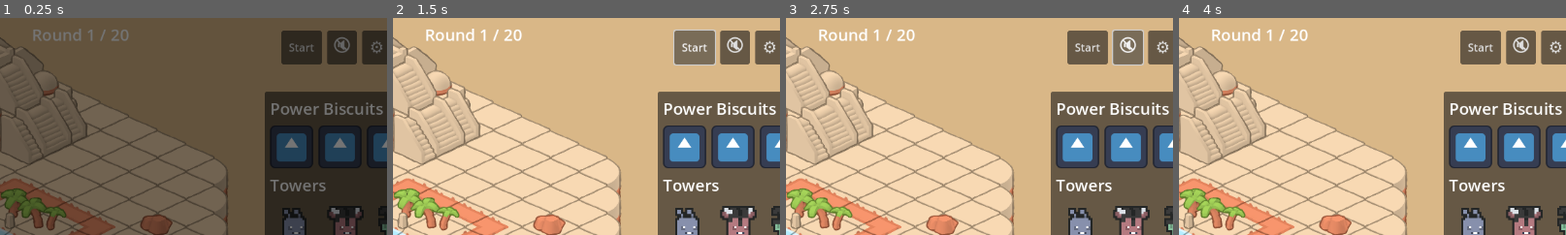
Above: before the commit, frames 1-4 (left to right).
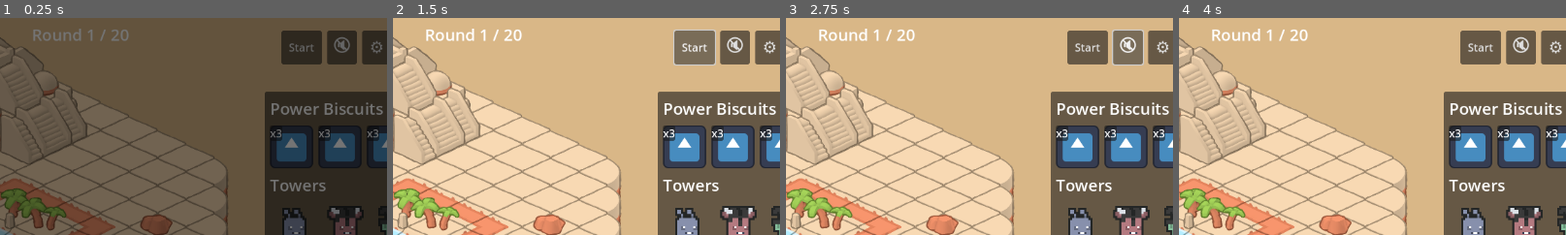
Above: after the commit, the same moments.

Repository: NJ140/brackeys-game-jam-2025.2
Game: Godot game, scene res://main.tscn
The game is run twice, just before and just after one commit, with the same random seed, the same clock (stepped at 60 frames per second) and the same inputs. The engine's default icon, where the game draws it, is replaced by a stand-in: a white triangle on a blue panel in a dark square.
Inputs (mouse positions are % of the whole screen's width and height, from its top left):
- Up to frame 1 (0.25 s): no input
- Up to frame 2 (1.5 s): click "Start" at 0.5 s; click "Start" at 1.25 s
- Up to frame 3 (2.75 s): click "🔇" at 2 s
- Up to frame 4 (4 s): click "⚙" at 2.75 s; click (77, 30) at 3.5 s
The pictures show only the part of the screen within x 40-89%, y 0-50%; the shares and areas given below are measured in that part.

The runs differ from the first frame. In frame 1, 0.3% of the frame differs, in the area x 69-98%, y 51-57%; in frame 2, 0.6%, in the area x 69-98%, y 49-57%; in frame 3, 0.6%; in frame 4, 0.6%.

Commit message:
Completed doing Nate's crazy ideas, added some number counters to the biscuits.

Diff:
--- /dev/null
+++ b/Kevin/Challenge.tscn
@@ -0,0 +1,162 @@
+[gd_scene load_steps=4 format=3 uid="uid://bshch7uy6wekk"]
+
+[ext_resource type="Script" uid="uid://3p58yyjxsrbb" path="res://Kevin/wave_effect.gd" id="1_ra4ia"]
+
+[sub_resource type="StyleBoxFlat" id="StyleBoxFlat_xqqjg"]
+bg_color = Color(0.6, 0.6, 0.6, 0.305882)
+border_width_left = 2
+border_width_top = 2
+border_width_right = 2
+border_width_bottom = 2
+corner_radius_top_left = 12
+corner_radius_top_right = 12
+corner_radius_bottom_right = 12
+corner_radius_bottom_left = 12
+expand_margin_left = 16.0
+expand_margin_top = 16.0
+expand_margin_right = 16.0
+expand_margin_bottom = 16.0
+
+[sub_resource type="RichTextEffect" id="RichTextEffect_l3e45"]
+script = ExtResource("1_ra4ia")
+metadata/_custom_type_script = "uid://3p58yyjxsrbb"
+
+[node name="Upgrade" type="MarginContainer"]
+anchors_preset = 15
+anchor_right = 1.0
+anchor_bottom = 1.0
+grow_horizontal = 2
+grow_vertical = 2
+
+[node name="Sizer" type="HBoxContainer" parent="."]
+layout_mode = 2
+theme_override_constants/separation = 16
+
+[node name="LeftSpacer" type="Control" parent="Sizer"]
+layout_mode = 2
+size_flags_horizontal = 3
+size_flags_stretch_ratio = 1.5
+
+[node name="PanelWrap" type="VBoxContainer" parent="Sizer"]
+custom_minimum_size = Vector2(320, 0)
+layout_mode = 2
+size_flags_horizontal = 3
+theme_override_constants/separation = 12
+
+[node name="TopSpacer" type="Control" parent="Sizer/PanelWrap"]
+layout_mode = 2
+size_flags_vertical = 3
+size_flags_stretch_ratio = 2.0
+
+[node name="Card" type="PanelContainer" parent="Sizer/PanelWrap"]
+layout_mode = 2
+size_flags_stretch_ratio = 3.0
+theme_override_styles/panel = SubResource("StyleBoxFlat_xqqjg")
+
+[node name="CardVBox" type="VBoxContainer" parent="Sizer/PanelWrap/Card"]
+layout_mode = 2
+theme_override_constants/separation = 8
+
+[node name="TitleRow" type="HBoxContainer" parent="Sizer/PanelWrap/Card/CardVBox"]
+layout_mode = 2
+theme_override_constants/separation = 6
+alignment = 1
+
+[node name="PanelContainer" type="PanelContainer" parent="Sizer/PanelWrap/Card/CardVBox/TitleRow"]
+layout_mode = 2
+
+[node name="ChallengeLabel" type="RichTextLabel" parent="Sizer/PanelWrap/Card/CardVBox/TitleRow/PanelContainer"]
+custom_minimum_size = Vector2(250, 30)
+layout_mode = 2
+mouse_filter = 2
+bbcode_enabled = true
+text = "[wave amp=8 freq=6 speed=7
+]A New Challenge Approaches[/wave]"
+fit_content = true
+horizontal_alignment = 1
+vertical_alignment = 1
+
+[node name="Grid" type="GridContainer" parent="Sizer/PanelWrap/Card/CardVBox"]
+layout_mode = 2
+size_flags_horizontal = 4
+theme_override_constants/h_separation = 6
+theme_override_constants/v_separation = 6
+columns = 3
+
+[node name="ChallengeDifficulty" type="PanelContainer" parent="Sizer/PanelWrap/Card/CardVBox/Grid"]
+layout_mode = 2
+
+[node name="DifficultyStat" type="VBoxContainer" parent="Sizer/PanelWrap/Card/CardVBox/Grid/ChallengeDifficulty"]
+layout_mode = 2
+theme_override_constants/separation = 1
+
+[node name="DifficultyLabel" type="Label" parent="Sizer/PanelWrap/Card/CardVBox/Grid/ChallengeDifficulty/DifficultyStat"]
+layout_mode = 2
+text = "Challenge Difficulty"
+horizontal_alignment = 1
+
+[node name="HSlider" type="HSlider" parent="Sizer/PanelWrap/Card/CardVBox"]
+layout_mode = 2
+min_value = 1.0
+max_value = 3.0
+value = 1.0
+tick_count = 3
+ticks_on_borders = true
+
+[node name="PanelReward" type="PanelContainer" parent="Sizer/PanelWrap/Card/CardVBox"]
+layout_mode = 2
+
+[node name="RewardRow" type="HBoxContainer" parent="Sizer/PanelWrap/Card/CardVBox/PanelReward"]
+layout_mode = 2
+theme_override_constants/separation = 6
+alignment = 1
+
+[node name="RewardLabel" type="Label" parent="Sizer/PanelWrap/Card/CardVBox/PanelReward/RewardRow"]
+layout_mode = 2
+text = "Rewards: 🍪x1000"
+
+[node name="ButtonsRow" type="HBoxContainer" parent="Sizer/PanelWrap/Card/CardVBox"]
+layout_mode = 2
+theme_override_constants/separation = 8
+alignment = 1
+
+[node name="PanelContainer" type="PanelContainer" parent="Sizer/PanelWrap/Card/CardVBox/ButtonsRow"]
+layout_mode = 2
+mouse_filter = 2
+
+[node name="RejectRlabel" type="RichTextLabel" parent="Sizer/PanelWrap/Card/CardVBox/ButtonsRow/PanelContainer"]
+custom_minimum_size = Vector2(100, 20)
+layout_mode = 2
+theme_override_colors/default_color = Color(0.854902, 0, 0, 1)
+bbcode_enabled = true
+text = "[wave amp=6 freq=6 speed=2]Reject[/wave]"
+fit_content = true
+autowrap_mode = 2
+horizontal_alignment = 1
+vertical_alignment = 1
+
+[node name="PanelContainer2" type="PanelContainer" parent="Sizer/PanelWrap/Card/CardVBox/ButtonsRow"]
+layout_mode = 2
+mouse_filter = 2
+
+[node name="AcceptRlabel" type="RichTextLabel" parent="Sizer/PanelWrap/Card/CardVBox/ButtonsRow/PanelContainer2"]
+custom_minimum_size = Vector2(100, 40)
+layout_mode = 2
+mouse_filter = 2
+theme_override_colors/default_color = Color(0, 0.823529, 0, 1)
+theme_override_colors/selection_color = Color(0, 0.462745, 0, 1)
+bbcode_enabled = true
+text = "[wave amp=6 freq=6 speed=2]Accept[/wave]"
+horizontal_alignment = 1
+vertical_alignment = 1
+custom_effects = [SubResource("RichTextEffect_l3e45")]
+
+[node name="BottomSpacer" type="Control" parent="Sizer/PanelWrap"]
+layout_mode = 2
+size_flags_vertical = 3
+size_flags_stretch_ratio = 2.0
+
+[node name="RightSpacer" type="Control" parent="Sizer"]
+layout_mode = 2
+size_flags_horizontal = 3
+size_flags_stretch_ratio = 1.5
--- a/Kevin/Hud.tscn
+++ b/Kevin/Hud.tscn
@@ -182,6 +182,15 @@
 ignore_texture_size = true
 stretch_mode = 4
 
+[node name="PowerCont1" type="PanelContainer" parent="Margin/Main/Side Bar/PlayRow/PanelContainer/MarginContainer/RightSidebar/PowerBar/Power1"]
+layout_mode = 0
+offset_right = 1.0
+offset_bottom = 23.0
+
+[node name="Power1Num" type="Label" parent="Margin/Main/Side Bar/PlayRow/PanelContainer/MarginContainer/RightSidebar/PowerBar/Power1/PowerCont1"]
+layout_mode = 2
+text = "x3"
+
 [node name="Power2" type="TextureButton" parent="Margin/Main/Side Bar/PlayRow/PanelContainer/MarginContainer/RightSidebar/PowerBar"]
 custom_minimum_size = Vector2(64, 64)
 layout_mode = 2
@@ -189,12 +198,28 @@
 ignore_texture_size = true
 stretch_mode = 4
 
+[node name="PowerCont2" type="PanelContainer" parent="Margin/Main/Side Bar/PlayRow/PanelContainer/MarginContainer/RightSidebar/PowerBar/Power2"]
+offset_right = 1.0
+offset_bottom = 23.0
+
+[node name="Power2Num" type="Label" parent="Margin/Main/Side Bar/PlayRow/PanelContainer/MarginContainer/RightSidebar/PowerBar/Power2/PowerCont2"]
+layout_mode = 2
+text = "x3"
+
 [node name="Power3" type="TextureButton" parent="Margin/Main/Side Bar/PlayRow/PanelContainer/MarginContainer/RightSidebar/PowerBar"]
 custom_minimum_size = Vector2(64, 64)
 layout_mode = 2
 texture_normal = ExtResource("1_d4yu0")
 ignore_texture_size = true
 stretch_mode = 4
+
+[node name="PowerCont3" type="PanelContainer" parent="Margin/Main/Side Bar/PlayRow/PanelContainer/MarginContainer/RightSidebar/PowerBar/Power3"]
+offset_right = 1.0
+offset_bottom = 23.0
+
+[node name="PowerNum3" type="Label" parent="Margin/Main/Side Bar/PlayRow/PanelContainer/MarginContainer/RightSidebar/PowerBar/Power3/PowerCont3"]
+layout_mode = 2
+text = "x3"
 
 [node name="TowerTile" type="Label" parent="Margin/Main/Side Bar/PlayRow/PanelContainer/MarginContainer/RightSidebar"]
 layout_mode = 2
--- /dev/null
+++ b/Kevin/wave_effect.gd
@@ -0,0 +1,19 @@
+extends RichTextEffect
+class_name WaveEffect   # lets you pick it from the editor
+
+# Tag used in BBCode: [wave]text[/wave]
+var bbcode := "wave"
+
+func _process_custom_fx(char_fx: CharFXTransform) -> bool:
+	# Read params (with defaults)
+	var amp   := float(char_fx.env.get("amp", 6.0))       # pixels
+	var freq  := float(char_fx.env.get("freq", 6.0))      # ripples across the word
+	var speed := float(char_fx.env.get("speed", 2.0))     # cps
+	var phase := float(char_fx.env.get("phase", 0.0))     # per-button phase offset
+
+	# Wiggle along Y using character index + time
+	var t = char_fx.elapsed_time
+	var y = sin((char_fx.relative_index * freq) + t * speed + phase) * amp
+	char_fx.offset = Vector2(0.0, y)
+
+	return true
Not shown, added: Kevin/wave_effect.gd.uid
